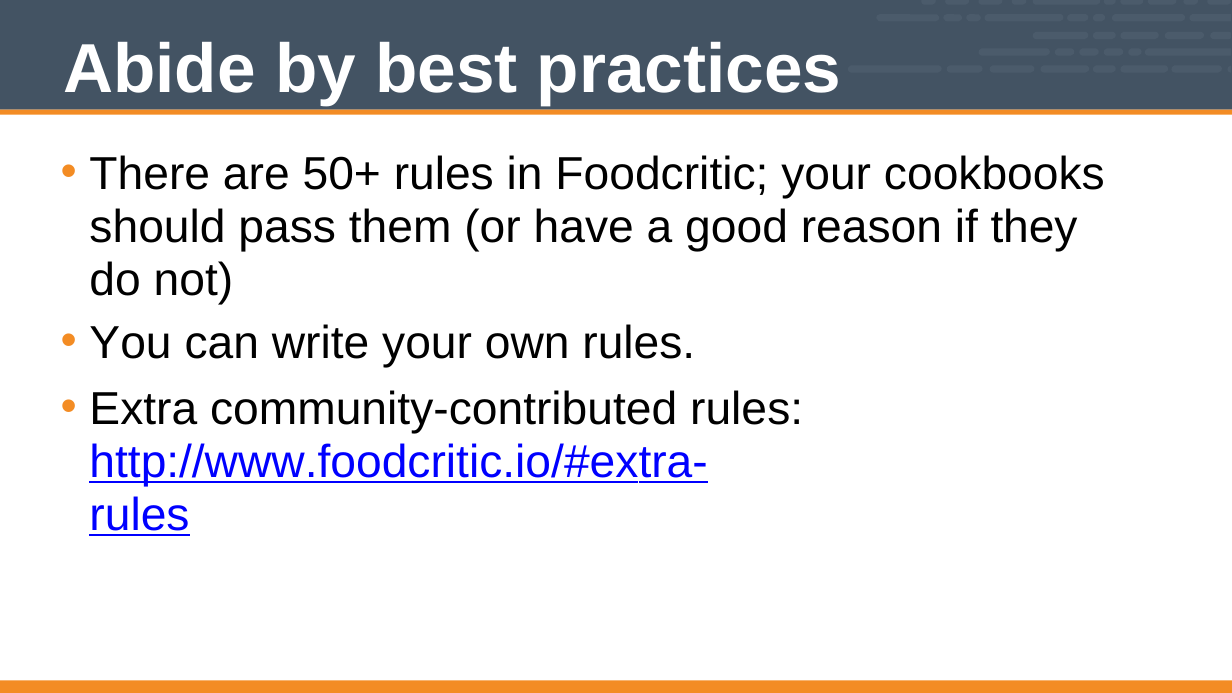
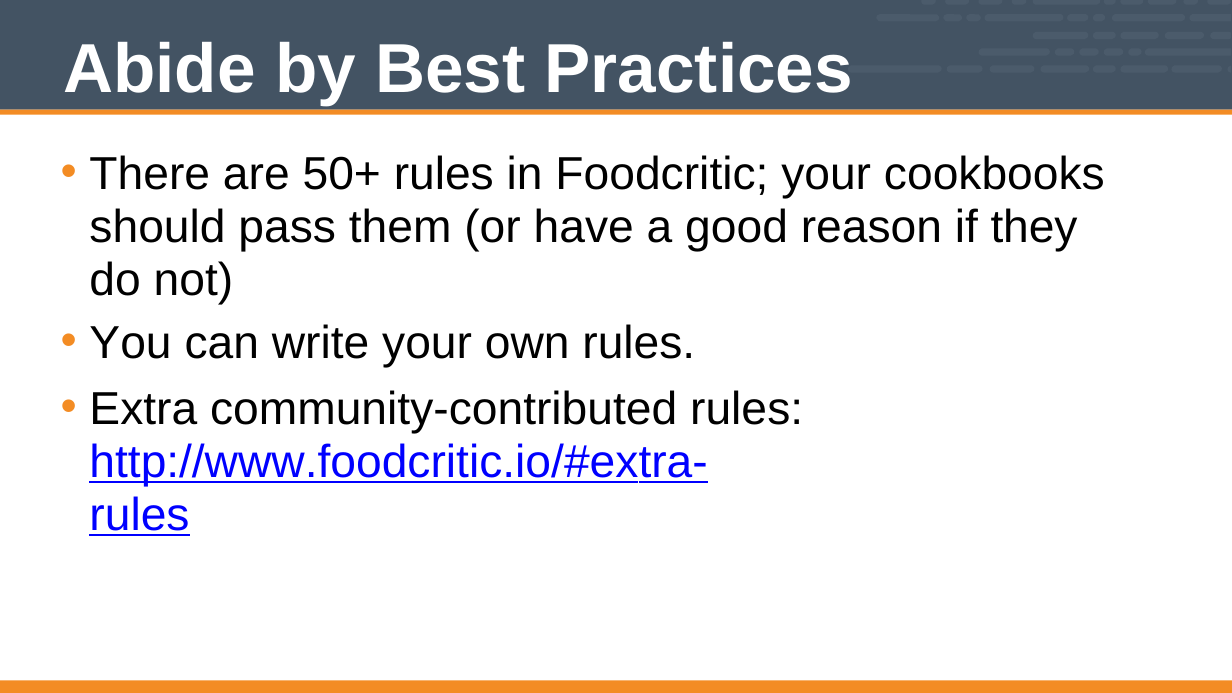
Before and after one commit to nathenharvey/chef-intermediate, a slide deck: slide 6 of Modules/10-Chef_Intermediate.pptx (slide 5 before the commit). Drawn at 1232x693 pixels with LibreOffice and Linux fonts; fonts in the diff are those of the drawing. Boxes give left, top, right and bottom in pixels: in the first picture for what was removed or moved away, otherwise in the second. Text is boxed around its words. In the diff, an @@ line names an element or a change of style, - is before the commit and + after.

```diff
--- a/Modules/10-Chef_Intermediate.pptx
+++ b/Modules/10-Chef_Intermediate.pptx
@@ title at <box>64,41,853,105</box>: text changed @@
-Abide by best practices
+Abide by Best Practices
```
Also in this commit, not shown: 7 other slides changed, 3 slides added, 1 slide removed.
